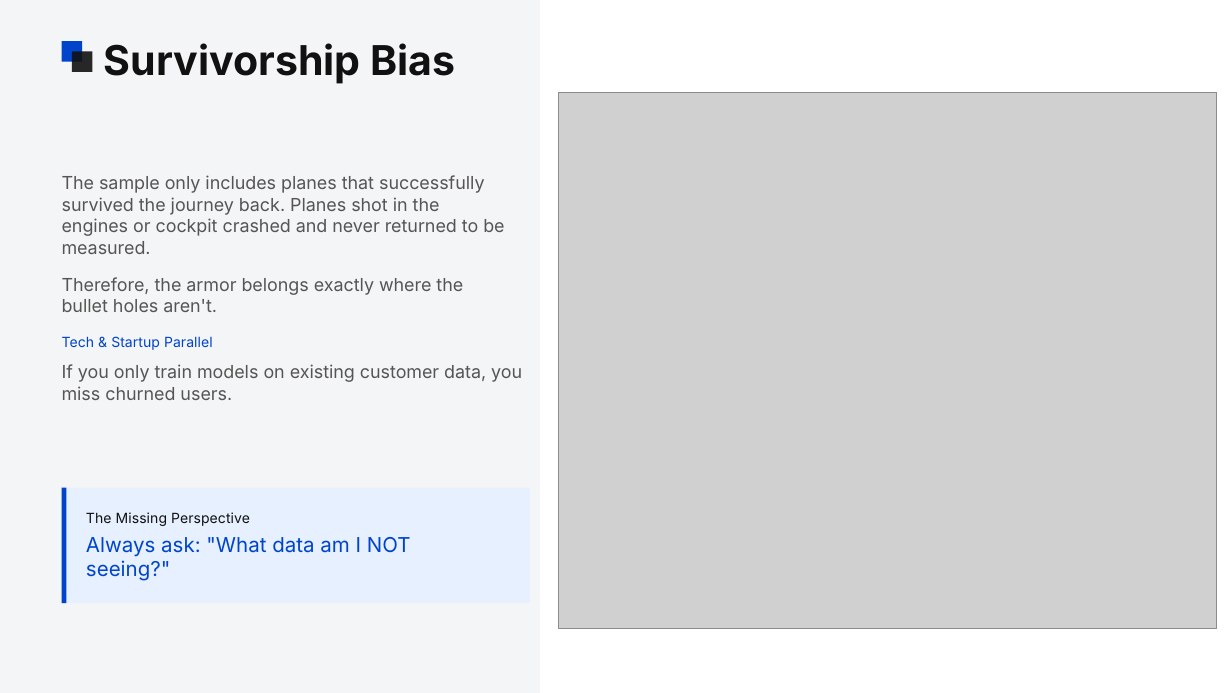
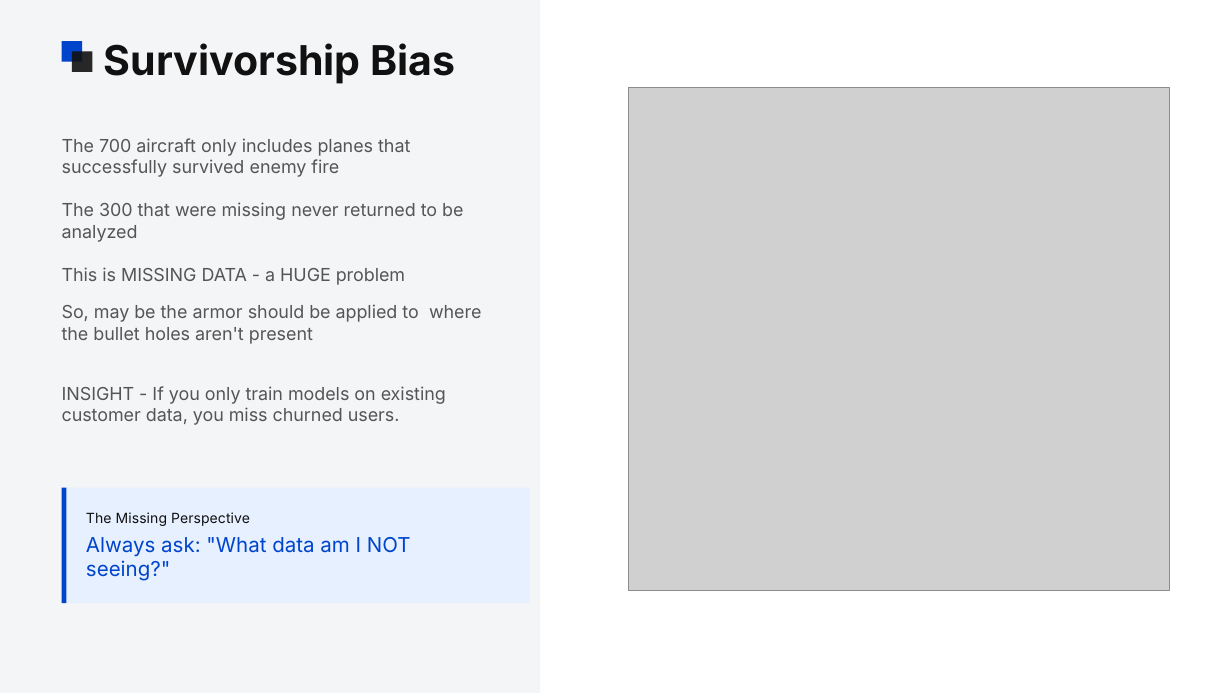
Before and after one commit to brinda-25/workshop, a slide deck: slide 7 of Day2/Data_Science_Interview_Mastery.pptx (slide 9 before the commit). Drawn at 1232x693 pixels with LibreOffice and Linux fonts; fonts in the diff are those of the drawing; grey boxes stand for pictures. Boxes give left, top, right and bottom in pixels: in the first picture for what was removed or moved away, otherwise in the second. Text is boxed around its words. In the diff, an @@ line names an element or a change of style, - is before the commit and + after.

```diff
--- a/Day2/Data_Science_Interview_Mastery.pptx
+++ b/Day2/Data_Science_Interview_Mastery.pptx
@@ picture: place and size @@
-picture at <box>558,92,1216,628</box>
+picture at <box>628,87,1169,590</box>
@@ text at <box>62,138,481,344</box>: text changed @@
-The sample only includes planes that successfully survived the journey back. Planes shot in the engines or cockpit crashed and never returned to be measured.
-Therefore, the armor belongs exactly where the bullet holes aren't.
+The 700 aircraft only includes planes that successfully survived enemy fire
+The 300 that were missing never returned to be analyzed
+This is MISSING DATA - a HUGE problem
+So, may be the armor should be applied to where the bullet holes aren't present
@@ text at <box>62,386,446,425</box>: text changed @@
-Tech & Startup Parallel
-If you only train models on existing customer data, you miss churned users.
+INSIGHT - If you only train models on existing customer data, you miss churned users.
```
Also in this commit, not shown: 7 other slides changed, 2 slides added, 1 slide removed.
